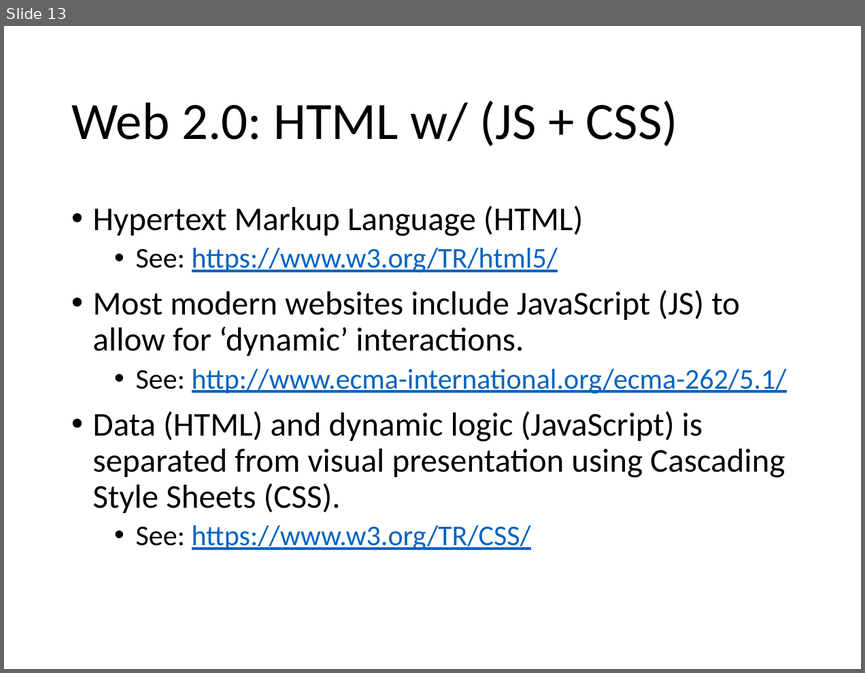
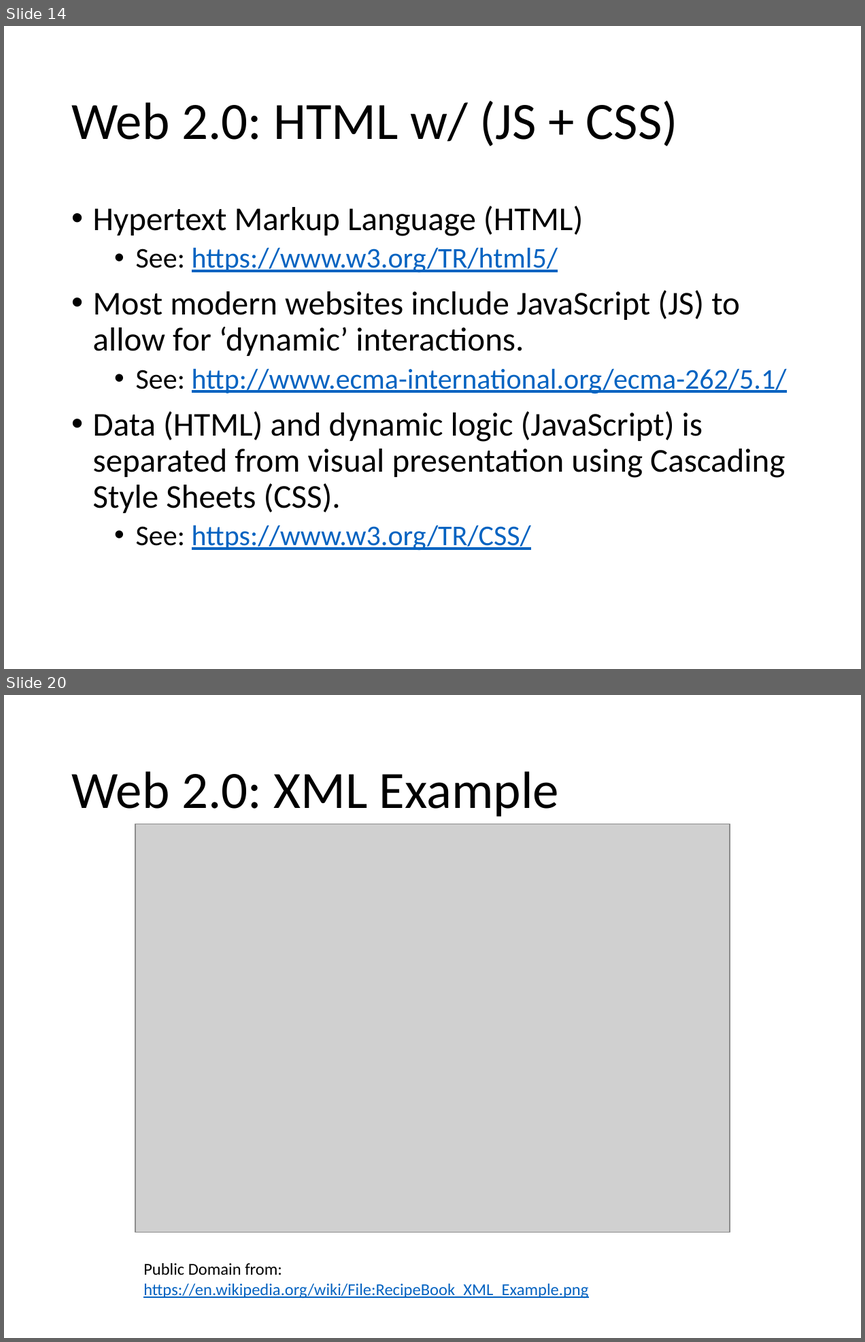
Before and after one commit to colinbellCA/1161.cs330-uwaterloo-sematic_analytics, a slide deck: 1161.cs330-social_graphs_and_semantic_analytics.pptx. Shown one above the other, each under a label of ours: slide 13 before the commit, slides 14 and 20 after it; the slides between them are not shown. The pictures are 865x673 and 865x1342 pixels, drawn with LibreOffice and Linux fonts; fonts in the diff are those of the drawing; grey boxes stand for pictures. Boxes give left, top, right and bottom in pixels: in the first picture for what was removed or moved away, otherwise in the second. Text is boxed around its words. In the diff, an @@ line names an element or a change of style, - is before the commit and + after.

```diff
--- a/1161.cs330-social_graphs_and_semantic_analytics.pptx
+++ b/1161.cs330-social_graphs_and_semantic_analytics.pptx
@@ slide 20 added at (x1=4, y1=695, x2=861, y2=1338), background #FFFFFF @@
@@ title added at (x1=71, y1=771, x2=559, y2=817), 44 pt, text #000000 @@
+Web 2.0: XML Example
@@ picture added at (x1=135, y1=824, x2=730, y2=1232) @@
@@ text added at (x1=143, y1=1263, x2=588, y2=1298), 14 pt, text #0563C1, underline @@
+Public Domain from: https://en.wikipedia.org/wiki/File:RecipeBook_XML_Example.png
@@ what was slide 13 is now slide 14 @@
```
Also in this commit, not shown: 9 slides changed, 8 other slides added, 3 other files.
